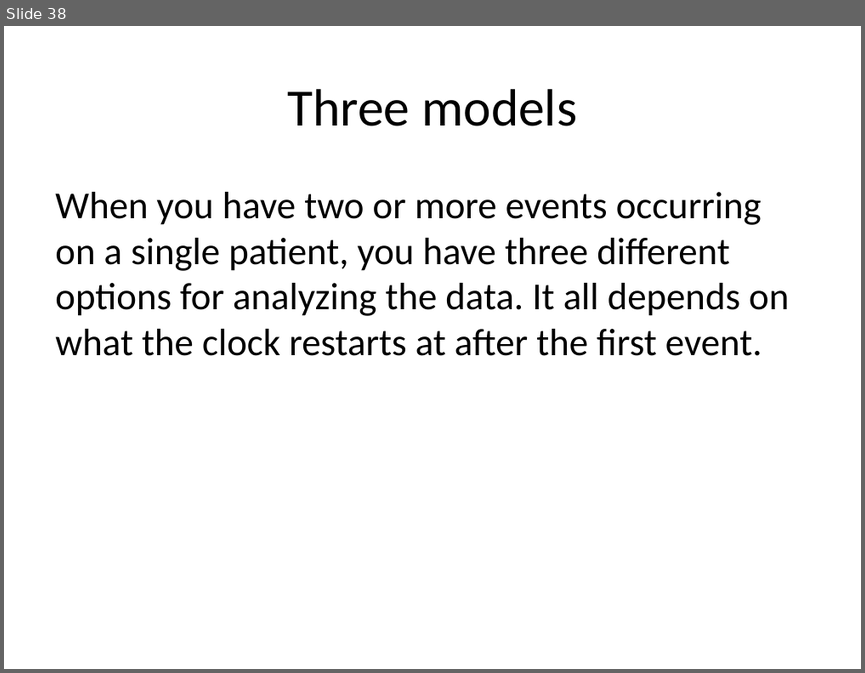
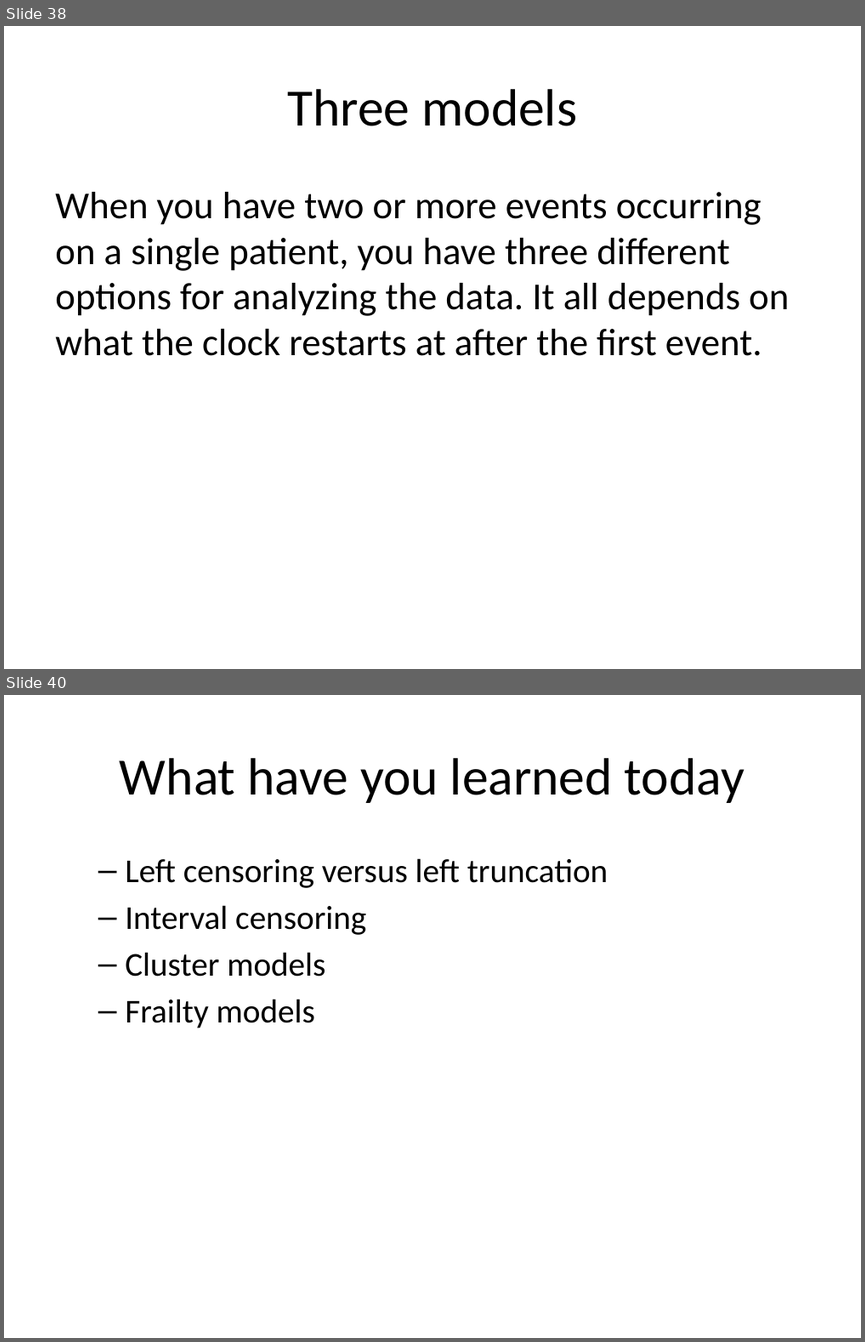
Before and after one commit to pmean/survival-lecture7, a slide deck: r/class7.pptx. Shown one above the other, each under a label of ours: slide 38 before the commit, slides 38 and 40 after it; the slides between them are not shown. The pictures are 865x673 and 865x1342 pixels, drawn with LibreOffice and Linux fonts; fonts in the diff are those of the drawing. Boxes give left, top, right and bottom in pixels: in the first picture for what was removed or moved away, otherwise in the second. Text is boxed around its words. In the diff, an @@ line names an element or a change of style, - is before the commit and + after.

```diff
--- a/r/class7.pptx
+++ b/r/class7.pptx
@@ slide 40 added at bbox=[4, 695, 861, 1338], background #FFFFFF @@
@@ title added at bbox=[120, 758, 744, 803], 44 pt, text #000000 @@
+What have you learned today
@@ text added at bbox=[125, 858, 608, 1028], 28 pt, text #000000 @@
+  – Left censoring versus left truncation
+  – Interval censoring
+  – Cluster models
+  – Frailty models
```
Also in this commit, not shown: 3 other slides added, 1 slide removed, 3 other files.
